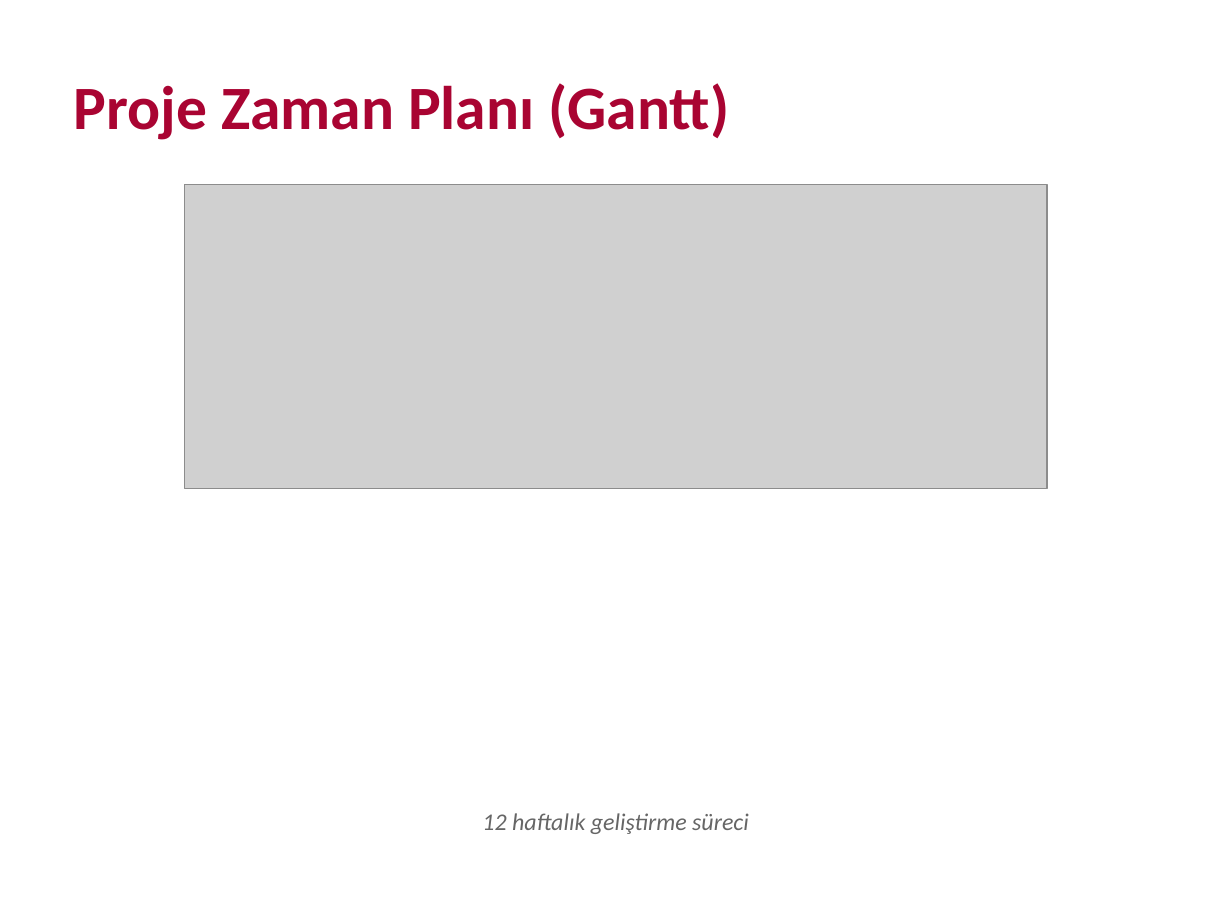
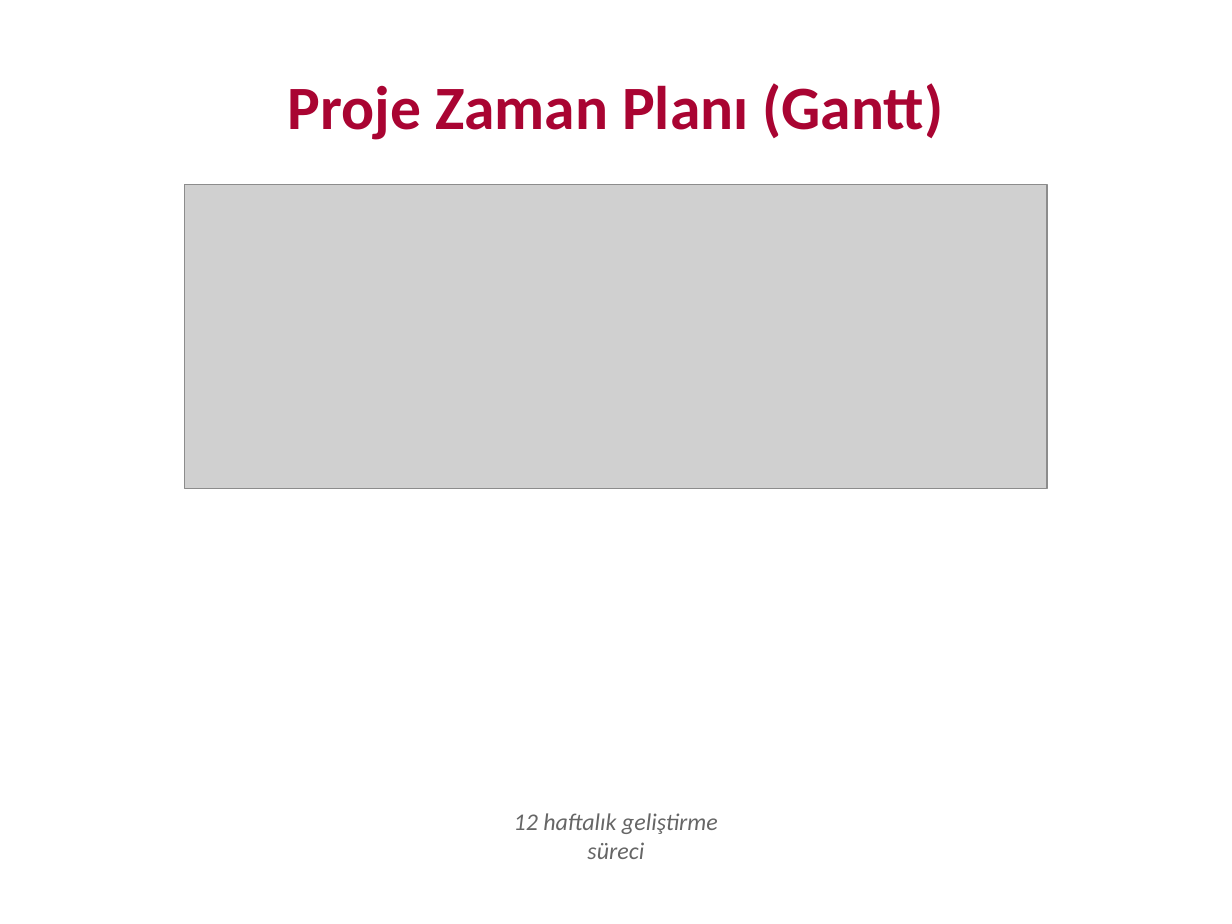
Before and after one commit to hamzayakar/GsuNET, a slide deck: slide 16 of yeni_sunum/GSUNET_Final_Presentation.pptx. Drawn at 1232x924 pixels with LibreOffice and Linux fonts; fonts in the diff are those of the drawing; grey boxes stand for pictures. Boxes give left, top, right and bottom in pixels: in the first picture for what was removed or moved away, otherwise in the second. Text is boxed around its words. In the diff, an @@ line names an element or a change of style, - is before the commit and + after.

```diff
--- a/yeni_sunum/GSUNET_Final_Presentation.pptx
+++ b/yeni_sunum/GSUNET_Final_Presentation.pptx
@@ text "Proje Zaman Planı (Gantt)": place and size @@
-text "Proje Zaman Planı (Gantt)" at <box>74,83,729,140</box>
+text "Proje Zaman Planı (Gantt)" at <box>288,83,943,140</box>
@@ text "12 haftalık geliştirme süreci" rewrapped from <box>482,813,749,834</box> to <box>514,813,718,859</box> @@
```
Also in this commit, not shown: 11 other slides changed.
